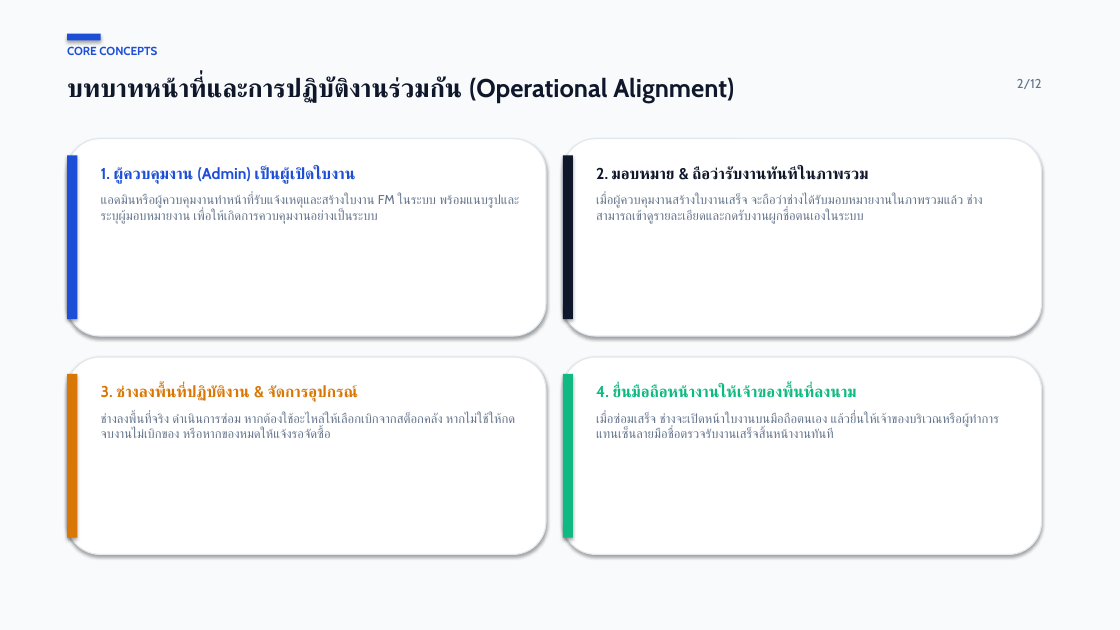
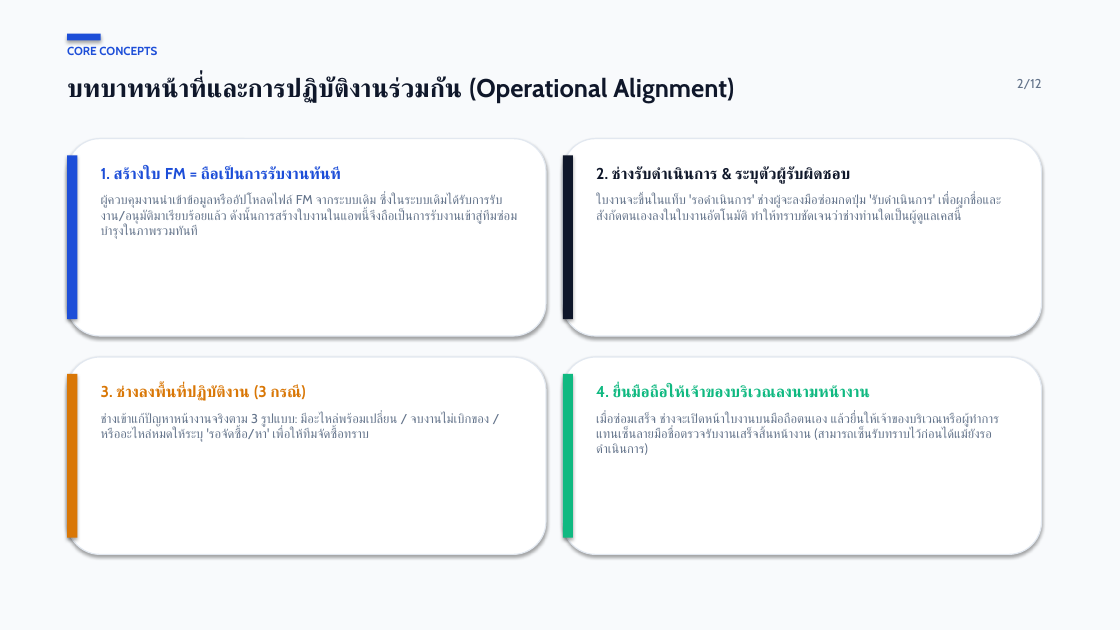
Before and after one commit to maleeart/Stoxy, a slide deck: slide 2 of docs/FM_User_Manual_Presentation.pptx. Drawn at 1120x630 pixels with LibreOffice and Linux fonts; fonts in the diff are those of the drawing. Boxes give left, top, right and bottom in pixels: in the first picture for what was removed or moved away, otherwise in the second. Text is boxed around its words. In the diff, an @@ line names an element or a change of style, - is before the commit and + after.

```diff
--- a/docs/FM_User_Manual_Presentation.pptx
+++ b/docs/FM_User_Manual_Presentation.pptx
@@ text at (x1=101, y1=166, x2=517, y2=239): text changed @@
-1. ผู้ควบคุมงาน (Admin) เป็นผู้เปิดใบงาน
-แอดมินหรือผู้ควบคุมงานทำหน้าที่รับแจ้งเหตุและสร้างใบงาน FM ในระบบ พร้อมแนบรูปและระบุผู้มอบหมายงาน เพื่อให้เกิดการควบคุมงานอย่างเป็นระบบ
+1. สร้างใบ FM = ถือเป็นการรับงานทันที
+ผู้ควบคุมงานนำเข้าข้อมูลหรืออัปโหลดไฟล์ FM จากระบบเดิม ซึ่งในระบบเดิมได้รับการรับงาน/อนุมัติมาเรียบร้อยแล้ว ดังนั้นการสร้างใบงานในแอพนี้จึงถือเป็นการรับงานเข้าสู่ทีมซ่อมบำรุงในภาพรวมทันที
@@ text at (x1=596, y1=166, x2=1001, y2=224): text changed @@
-2. มอบหมาย & ถือว่ารับงานทันทีในภาพรวม
-เมื่อผู้ควบคุมงานสร้างใบงานเสร็จ จะถือว่าช่างได้รับมอบหมายงานในภาพรวมแล้ว ช่างสามารถเข้าดูรายละเอียดและกดรับงานผูกชื่อตนเองในระบบ
+2. ช่างรับดำเนินการ & ระบุตัวผู้รับผิดชอบ
+ใบงานจะขึ้นในแท็บ 'รอดำเนินการ' ช่างผู้จะลงมือซ่อมกดปุ่ม 'รับดำเนินการ' เพื่อผูกชื่อและสังกัดตนเองลงในใบงานอัตโนมัติ ทำให้ทราบชัดเจนว่าช่างท่านใดเป็นผู้ดูแลเคสนี้
@@ text at (x1=101, y1=385, x2=489, y2=442): text changed @@
-3. ช่างลงพื้นที่ปฏิบัติงาน & จัดการอุปกรณ์
-ช่างลงพื้นที่จริง ดำเนินการซ่อม หากต้องใช้อะไหล่ให้เลือกเบิกจากสต็อกคลัง หากไม่ใช้ให้กดจบงานไม่เบิกของ หรือหากของหมดให้แจ้งรอจัดซื้อ
+3. ช่างลงพื้นที่ปฏิบัติงาน (3 กรณี)
+ช่างเข้าแก้ปัญหาหน้างานจริงตาม 3 รูปแบบ: มีอะไหล่พร้อมเปลี่ยน / จบงานไม่เบิกของ / หรืออะไหล่หมดให้ระบุ 'รอจัดซื้อ/หา' เพื่อให้ทีมจัดซื้อทราบ
@@ text at (x1=596, y1=385, x2=999, y2=455): text changed @@
-4. ยื่นมือถือหน้างานให้เจ้าของพื้นที่ลงนาม
-เมื่อซ่อมเสร็จ ช่างจะเปิดหน้าใบงานบนมือถือตนเอง แล้วยื่นให้เจ้าของบริเวณหรือผู้ทำการแทนเซ็นลายมือชื่อตรวจรับงานเสร็จสิ้นหน้างานทันที
+4. ยื่นมือถือให้เจ้าของบริเวณลงนามหน้างาน
+เมื่อซ่อมเสร็จ ช่างจะเปิดหน้าใบงานบนมือถือตนเอง แล้วยื่นให้เจ้าของบริเวณหรือผู้ทำการแทนเซ็นลายมือชื่อตรวจรับงานเสร็จสิ้นหน้างาน (สามารถเซ็นรับทราบไว้ก่อนได้แม้ยังรอดำเนินการ)
```
Also in this commit, not shown: 6 other slides changed, 1 slide added, 1 slide removed, 6 other files.
